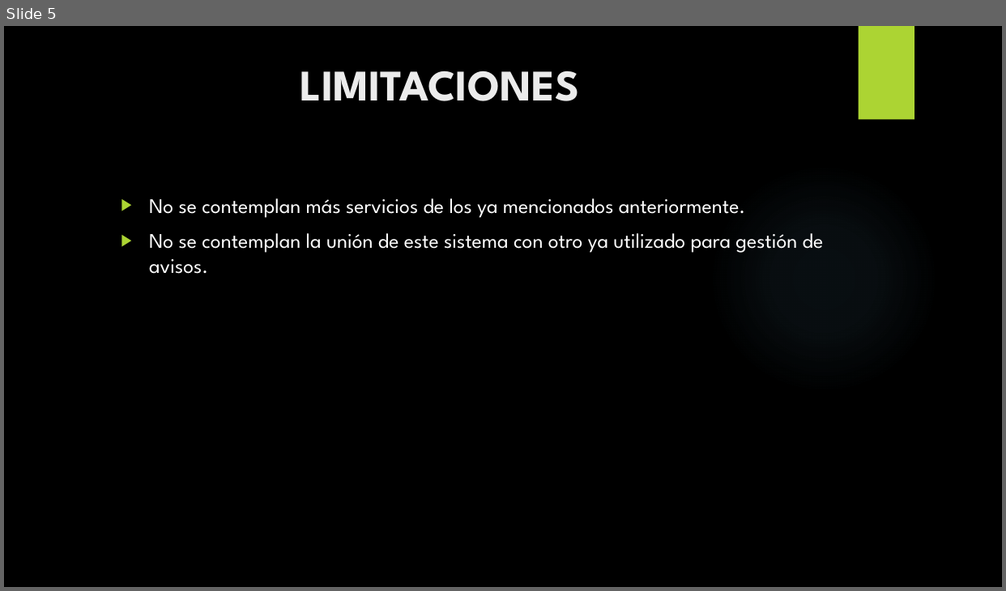
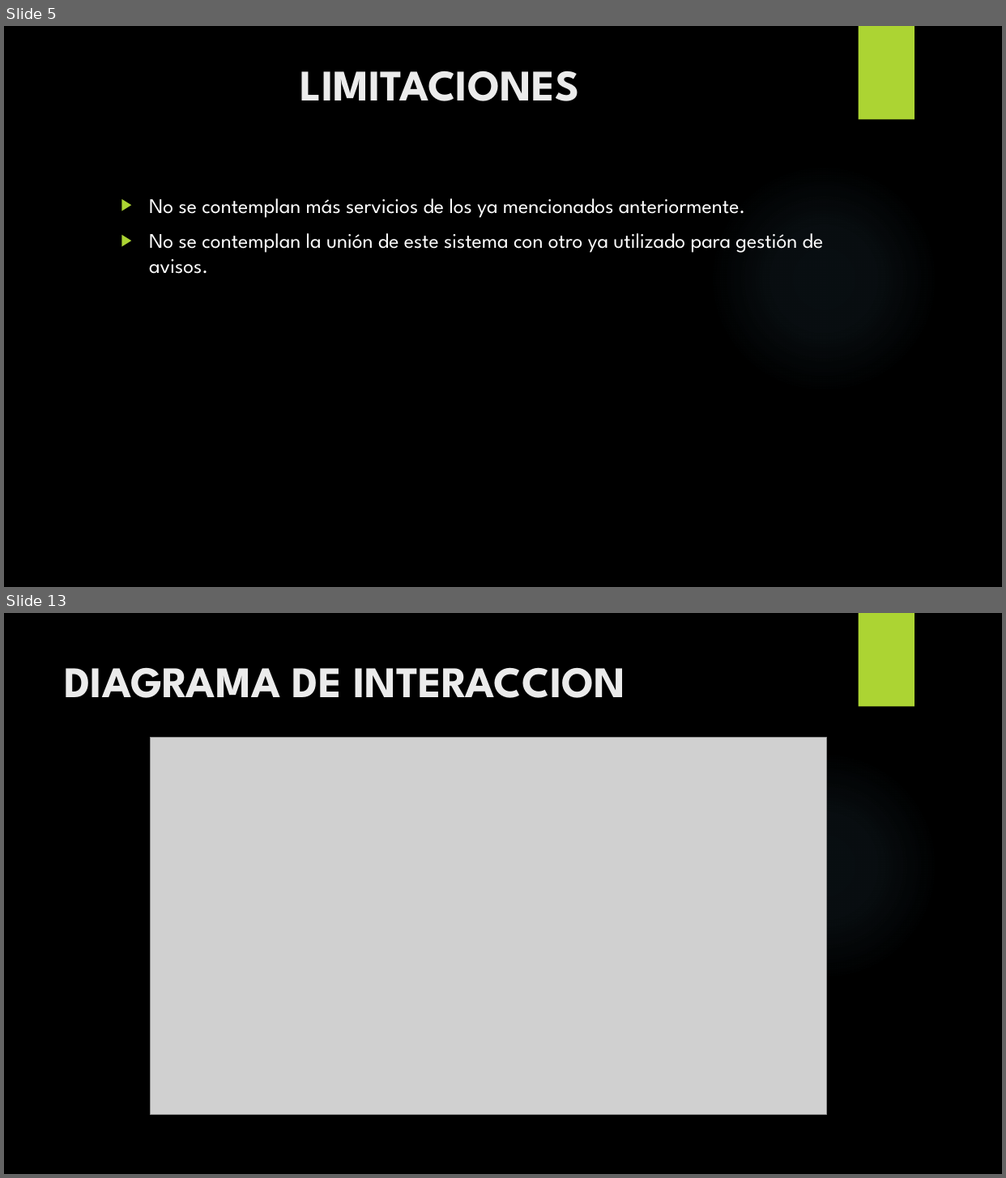
Before and after one commit to areco93/F5Facat, a slide deck: Documentos/F5 Facat(Final).pptx. Shown one above the other, each under a label of ours: slide 5 before the commit, slides 5 and 13 after it; the slides between them are not shown. The pictures are 1006x591 and 1006x1178 pixels, drawn with LibreOffice and Linux fonts; fonts in the diff are those of the drawing; grey boxes stand for pictures; background and template pictures are left out. Boxes give left, top, right and bottom in pixels: in the first picture for what was removed or moved away, otherwise in the second. Text is boxed around its words. In the diff, an @@ line names an element or a change of style, - is before the commit and + after.

```diff
--- a/Documentos/F5 Facat(Final).pptx
+++ b/Documentos/F5 Facat(Final).pptx
@@ slide 13 added at bbox=[4, 613, 1002, 1174], background picture (left out); not listed: 2 template elements that a slide beside it also shows @@
@@ title added at bbox=[65, 667, 625, 698], 42 pt, text #EBEBEB, bold @@
+DIAGRAMA DE INTERACCION
@@ picture added at bbox=[150, 737, 827, 1114] @@
```
Also in this commit, not shown: 14 other slides added, 1 slide removed, 52 other files.
